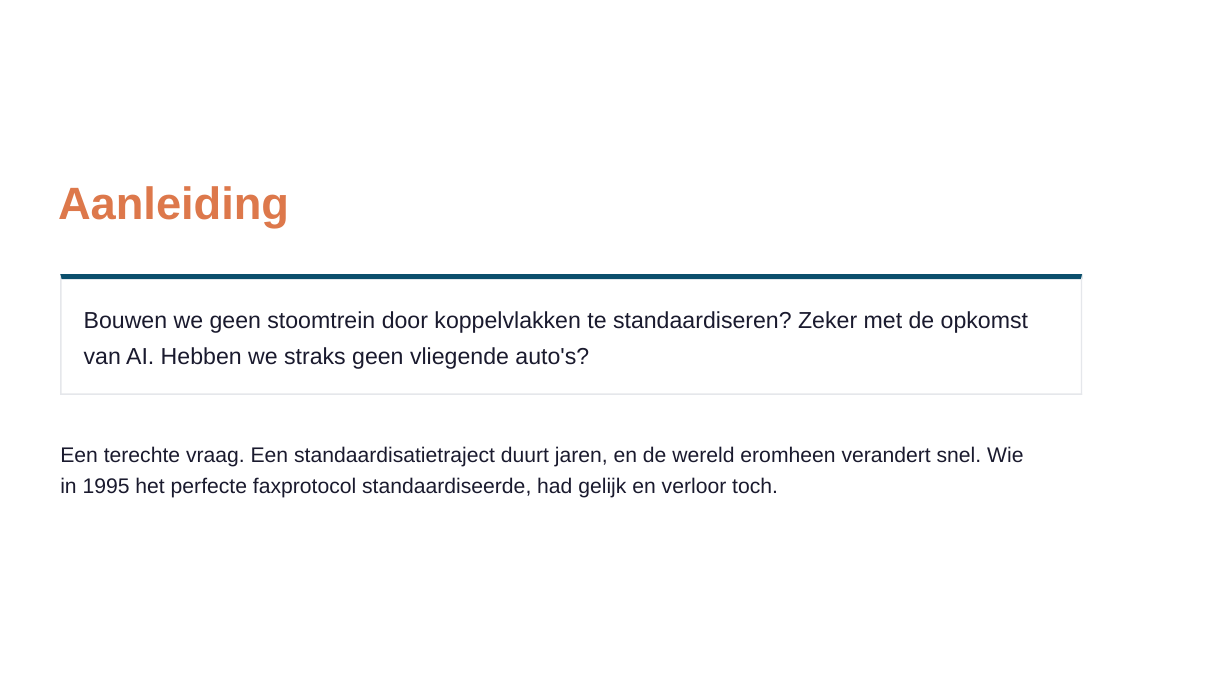
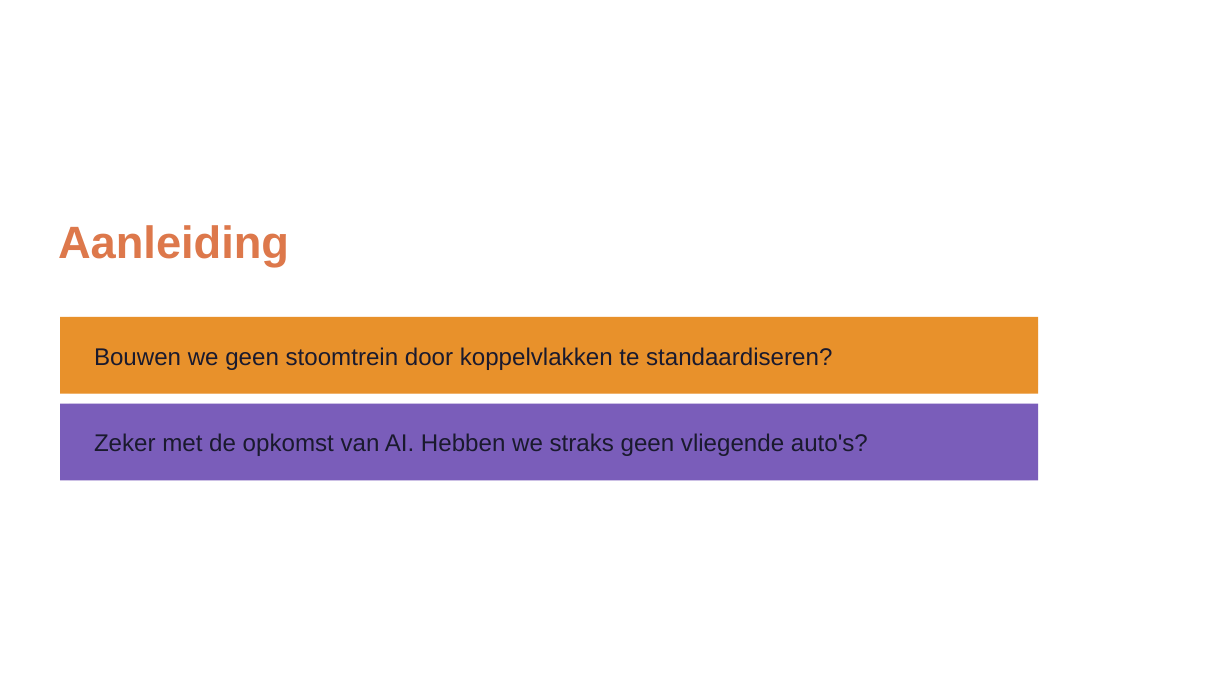
Before and after one commit to Npuls-OKx/meta, a slide deck: slide 2 of presentaties/export/260904_ai_houdbaarheid/260904_ai_houdbaarheid.pptx. Drawn at 1232x694 pixels with LibreOffice and Linux fonts; fonts in the diff are those of the drawing; background and template pictures are left out. Boxes give left, top, right and bottom in pixels: in the first picture for what was removed or moved away, otherwise in the second. Text is boxed around its words. In the diff, an @@ line names an element or a change of style, - is before the commit and + after.

```diff
--- a/presentaties/export/260904_ai_houdbaarheid/260904_ai_houdbaarheid.pptx
+++ b/presentaties/export/260904_ai_houdbaarheid/260904_ai_houdbaarheid.pptx
@@ text "Aanleiding": place and size @@
-text "Aanleiding" at (58,186,289,229)
+text "Aanleiding" at (58,225,289,267)
@@ freeform shape removed at (60,274,62,395) @@
@@ freeform shape removed at (1081,274,1082,395) @@
@@ freeform shape: place and size @@
-freeform shape at (60,274,1082,279)
+freeform shape at (60,316,1038,393)
@@ freeform shape at (60,316,1038,393): fill #0B4F6C to #E8912B @@
@@ freeform shape: place and size @@
-freeform shape at (60,274,1082,395)
+freeform shape at (64,316,1038,393)
@@ freeform shape at (64,316,1038,393): fill #FFFFFF to #FFEED9 @@
@@ text at (94,347,832,370): text changed; size 13.8 to 14.4 pt @@
-Bouwen we geen stoomtrein door koppelvlakken te standaardiseren? Zeker met de opkomst
+Bouwen we geen stoomtrein door koppelvlakken te standaardiseren?
@@ freeform shape added at (60,403,1038,480), fill #7A5DBA @@
@@ freeform shape: place and size @@
-freeform shape at (60,393,1082,395)
+freeform shape at (64,403,1038,480)
@@ freeform shape at (64,403,1038,480): fill #E5E7EB to #F0E9FB @@
@@ text removed at (60,446,1023,467) @@
-Een terechte vraag. Een standaardisatietraject duurt jaren, en de wereld eromheen verandert snel. Wie
@@ text at (94,433,868,456): text changed; size 13.8 to 14.4 pt @@
-van AI. Hebben we straks geen vliegende auto's?
+Zeker met de opkomst van AI. Hebben we straks geen vliegende auto's?
@@ text removed at (60,477,778,498) @@
-in 1995 het perfecte faxprotocol standaardiseerde, had gelijk en verloor toch.
```
Also in this commit, not shown: 5 other slides changed, 4 slides added, 2 slides removed, 2 other files.
